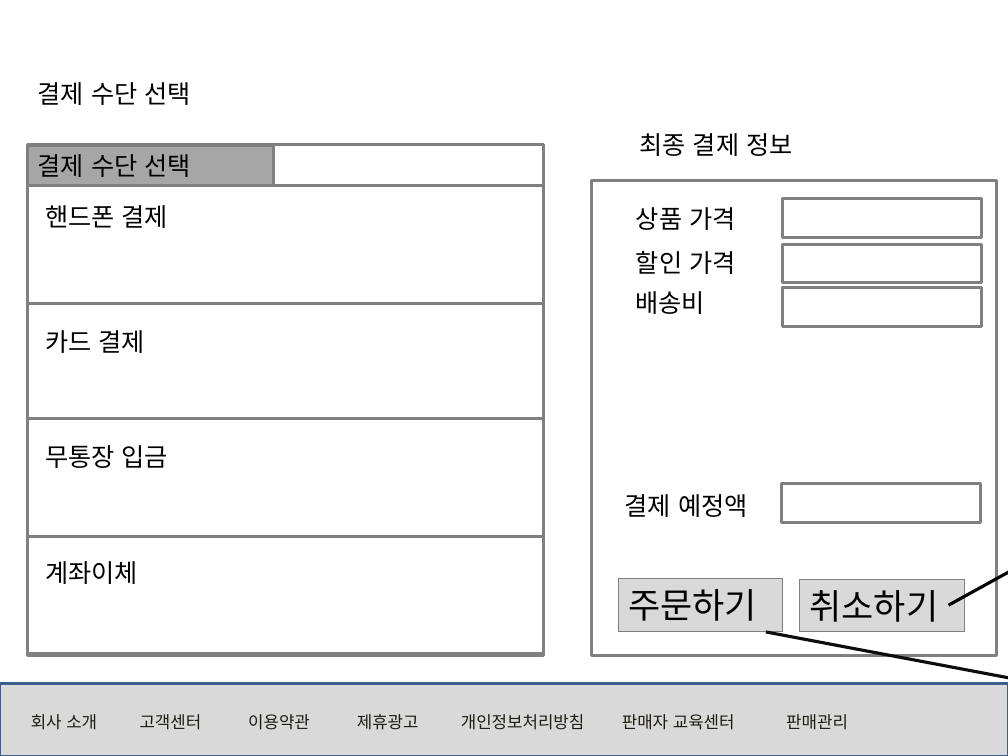
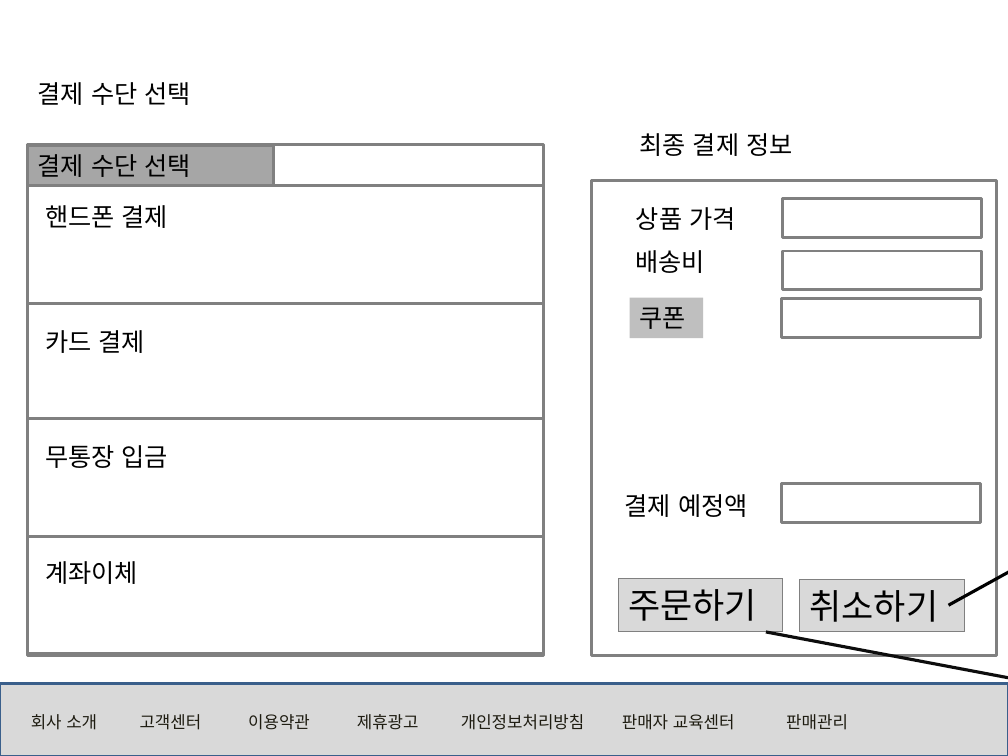
Before and after one commit to rosangels2/market, a slide deck: slide 16 of 포트폴리오/스토리보드/스토리보드.pptx (slide 15 before the commit). Drawn at 1008x756 pixels with LibreOffice and Linux fonts; fonts in the diff are those of the drawing. Boxes give left, top, right and bottom in pixels: in the first picture for what was removed or moved away, otherwise in the second. Text is boxed around its words. In the diff, an @@ line names an element or a change of style, - is before the commit and + after.

```diff
--- a/포트폴리오/스토리보드/스토리보드.pptx
+++ b/포트폴리오/스토리보드/스토리보드.pptx
@@ text "배송비": place and size @@
-text "배송비" at [636,291,706,314]
+text "배송비" at [636,250,706,273]
@@ text removed at [636,251,735,274] @@
-할인 가격
@@ rectangle: place and size @@
-rectangle at [783,287,982,326]
+rectangle at [783,251,982,289]
@@ rectangle added at [630,297,704,338], fill #BFBFBF, 18 pt, text #000000 @@
+쿠폰
@@ rectangle: place and size @@
-rectangle at [783,244,982,282]
+rectangle at [782,298,981,337]
```
Also in this commit, not shown: 35 other slides changed, 1 slide added, 1 slide removed, 4 other files.
